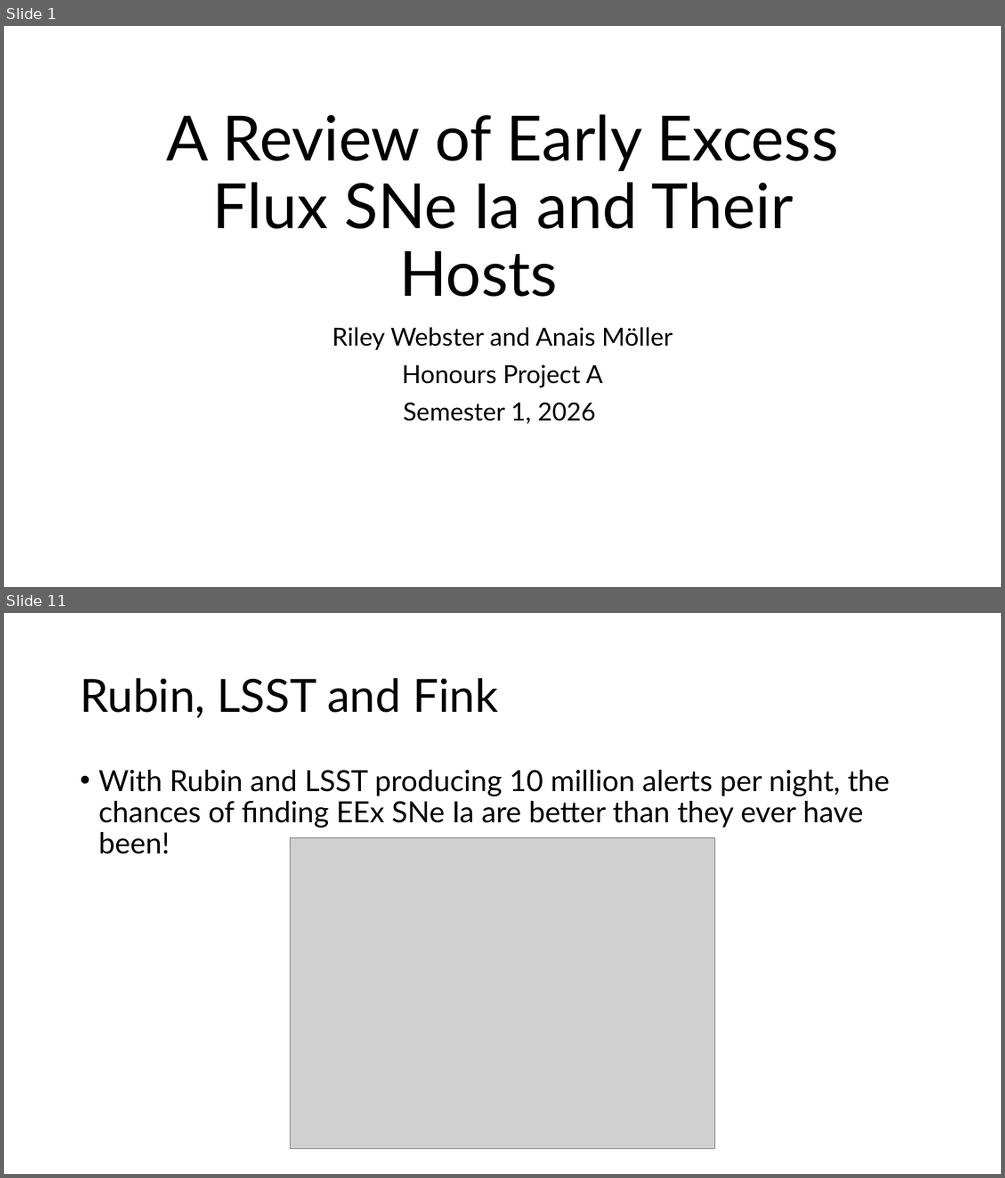
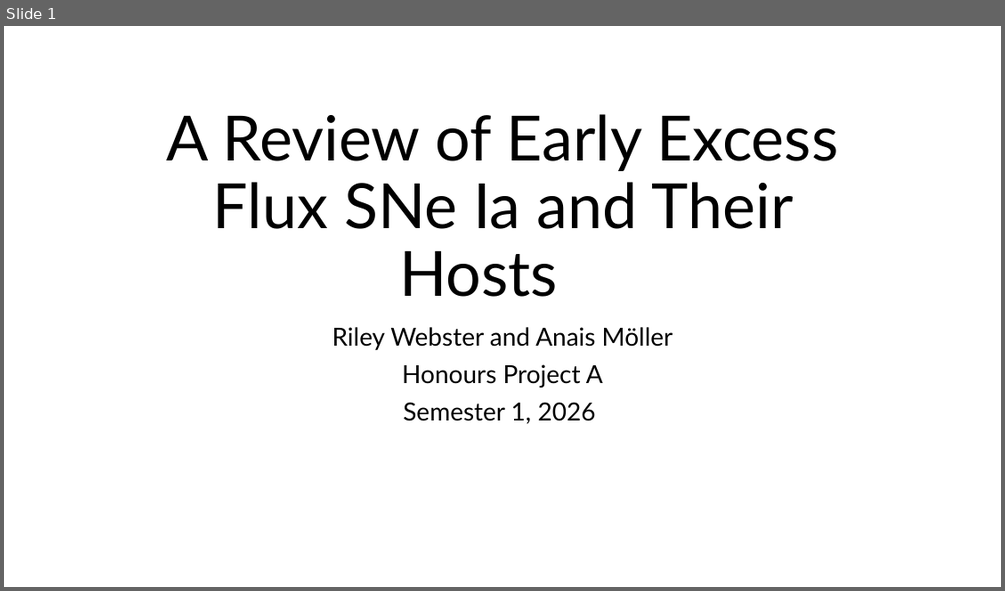
Before and after one commit to Webd0g/Honours_Project, a slide deck: Oral_presentation/Oral_Presentation.pptx. Shown one above the other, each under a label of ours: slides 1 and 11 before the commit, slide 1 after it; the slides between them are not shown. The pictures are 1005x1178 and 1005x591 pixels, drawn with LibreOffice and Linux fonts; fonts in the diff are those of the drawing; grey boxes stand for pictures; background and template pictures are left out. Boxes give left, top, right and bottom in pixels: in the first picture for what was removed or moved away, otherwise in the second. Text is boxed around its words. In the diff, an @@ line names an element or a change of style, - is before the commit and + after.

Commit message:
29/04/2026: Made edits to slides for the oral presentation of literature review and project proposal started finding extra-galactic candidates using Fink API

```diff
--- a/Oral_presentation/Oral_Presentation.pptx
+++ b/Oral_presentation/Oral_Presentation.pptx
@@ slide 11 removed at <box>4,613,1001,1174</box>, background picture (left out) @@
@@ title removed at <box>80,678,499,718</box> @@
-Rubin, LSST and Fink
@@ text removed at <box>98,770,890,854</box> @@
-• With Rubin and LSST producing 10 million alerts per night, the chances of finding EEx SNe Ia are better than they ever have been!
@@ picture removed at <box>291,838,715,1149</box> @@
```
Also in this commit, not shown: 4 slides changed, 4 slides added, 7 other slides removed, 12 other files.
